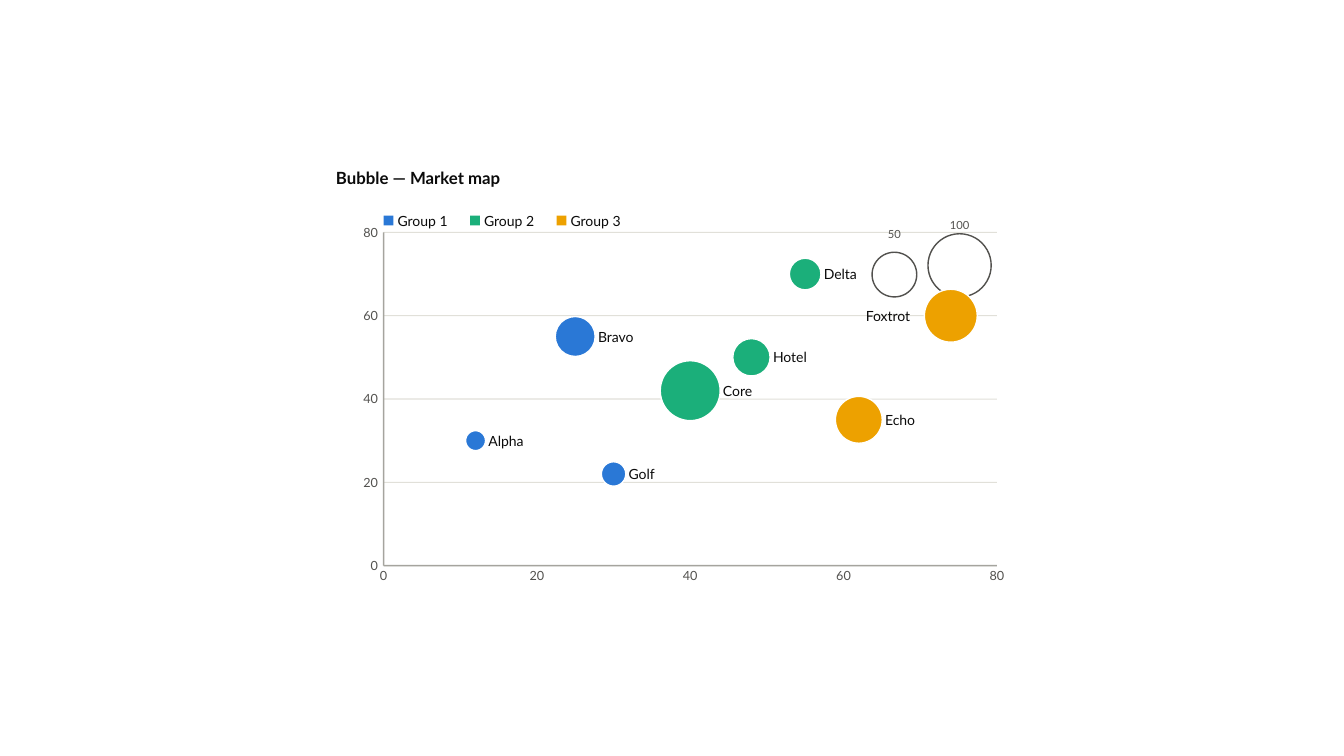
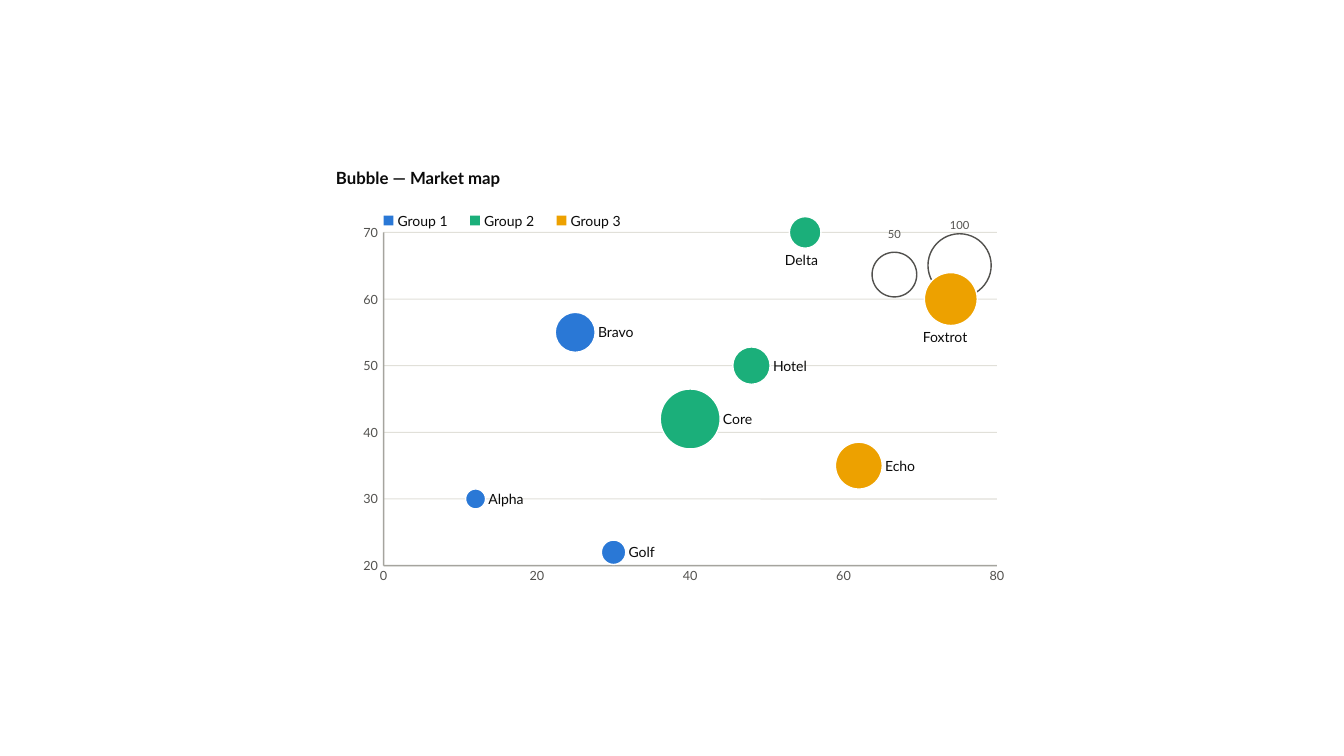
Before and after one commit to dannbleeker/PowerChart, a slide deck: slide 10 of examples/showcase.pptx. Drawn at 1344x756 pixels with LibreOffice and Linux fonts; fonts in the diff are those of the drawing. Boxes give left, top, right and bottom in pixels: in the first picture for what was removed or moved away, otherwise in the second. Text is boxed around its words. In the diff, an @@ line names an element or a change of style, - is before the commit and + after.

```diff
--- a/examples/showcase.pptx
+++ b/examples/showcase.pptx
@@ text at [363, 228, 378, 237]: text changed @@
-80
+70
@@ ellipse: place and size @@
-ellipse at [789, 258, 821, 289]
+ellipse at [789, 217, 821, 248]
@@ text "Delta": place and size @@
-text "Delta" at [824, 268, 857, 279]
+text "Delta" at [785, 254, 818, 265]
@@ 1 text, 1 line, 1 ellipse: place and size @@
-1 text, 1 line, 1 ellipse at [363, 289, 997, 342]
+1 text, 1 line, 1 ellipse at [363, 272, 997, 325]
@@ ellipse: place and size @@
-ellipse at [556, 317, 596, 357]
+ellipse at [556, 313, 596, 353]
@@ text "Bravo": place and size @@
-text "Bravo" at [598, 332, 634, 342]
+text "Bravo" at [598, 327, 634, 337]
@@ text "Foxtrot": place and size @@
-text "Foxtrot" at [866, 311, 910, 321]
+text "Foxtrot" at [923, 332, 967, 342]
@@ ellipse: place and size @@
-ellipse at [733, 339, 770, 376]
+ellipse at [733, 347, 770, 384]
@@ text "Hotel": place and size @@
-text "Hotel" at [773, 351, 807, 362]
+text "Hotel" at [773, 360, 807, 371]
@@ text added at [363, 361, 378, 370], 9 pt, text #52514E @@
+50
@@ line added from (384, 366) to (997, 366), #E1E0D9 0.75 pt @@
@@ ellipse: place and size @@
-ellipse at [660, 361, 720, 420]
+ellipse at [660, 389, 720, 449]
@@ text "Core": place and size @@
-text "Core" at [723, 386, 752, 396]
+text "Core" at [723, 414, 752, 424]
@@ text "40": place and size @@
-text "40" at [363, 394, 378, 403]
+text "40" at [363, 428, 378, 437]
@@ line moved from (384, 399) - (997, 399) to (384, 433) - (997, 433) @@
@@ ellipse: place and size @@
-ellipse at [836, 396, 883, 444]
+ellipse at [836, 443, 883, 490]
@@ text "Echo": place and size @@
-text "Echo" at [885, 414, 915, 425]
+text "Echo" at [885, 460, 915, 471]
@@ text added at [363, 494, 378, 503], 9 pt, text #52514E @@
+30
@@ line moved from (384, 482) - (997, 482) to (384, 499) - (997, 499) @@
@@ ellipse: place and size @@
-ellipse at [466, 431, 486, 451]
+ellipse at [466, 489, 486, 509]
@@ text "Alpha": place and size @@
-text "Alpha" at [488, 435, 523, 449]
+text "Alpha" at [488, 493, 523, 507]
@@ text "20": place and size @@
-text "20" at [363, 478, 378, 487]
+text "20" at [363, 561, 378, 570]
@@ text removed at [371, 561, 378, 570] @@
-0
@@ ellipse: place and size @@
-ellipse at [602, 462, 626, 486]
+ellipse at [602, 540, 626, 565]
@@ text "Golf": place and size @@
-text "Golf" at [629, 468, 655, 479]
+text "Golf" at [629, 546, 655, 557]
```
Also in this commit, not shown: 8 other slides changed, 3 other files.
